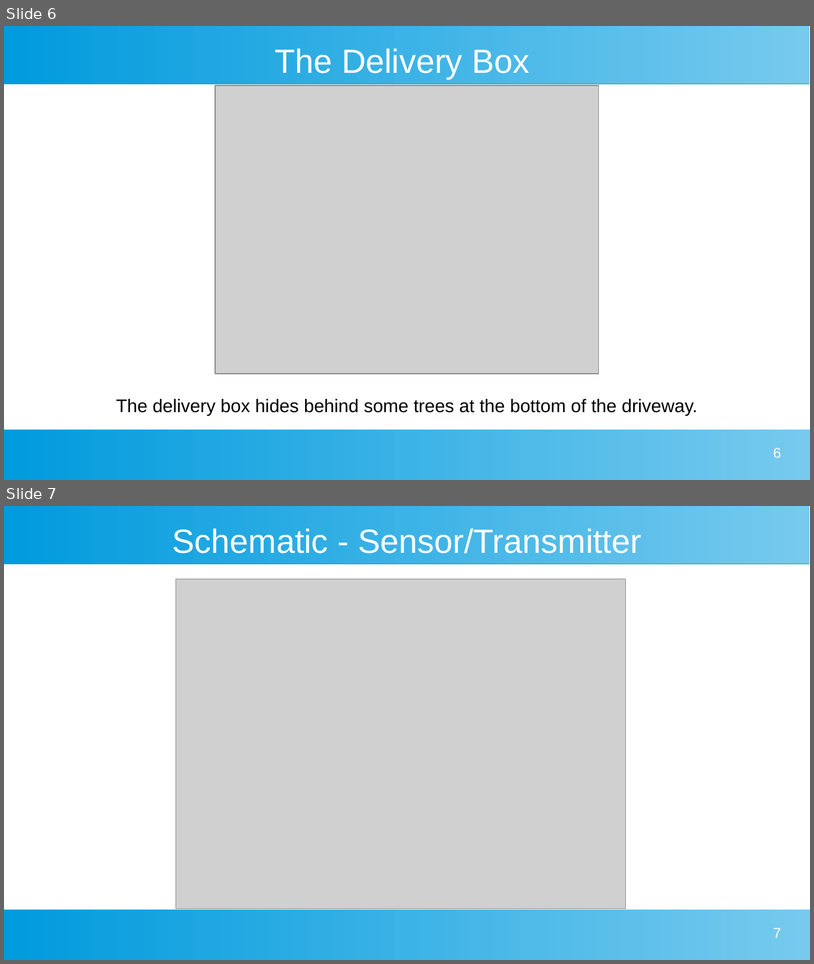
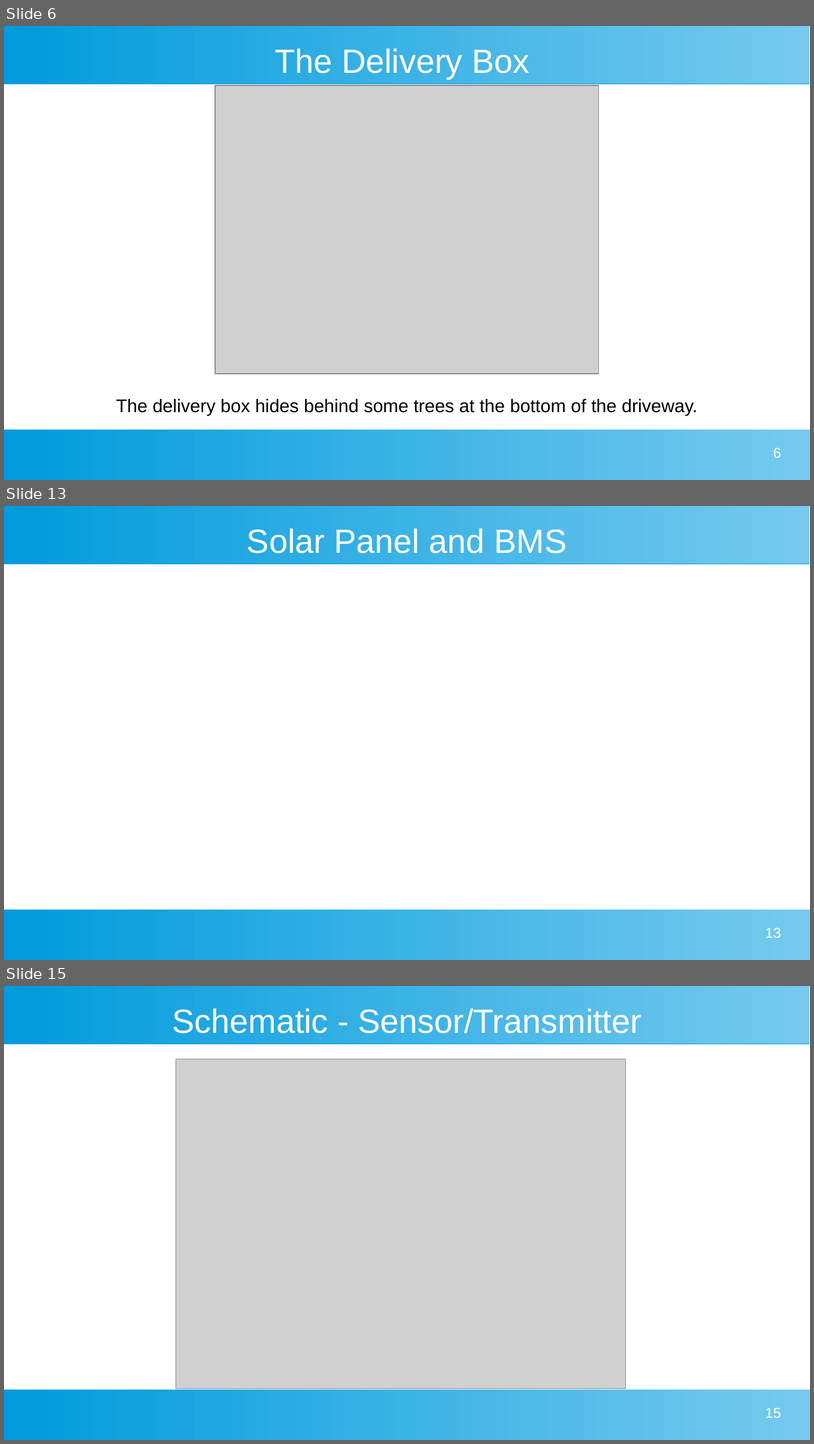
Before and after one commit to buteomont/Delivery-Box-Reporter-LoRa, a slide deck: resources/Presentation/Delivery Box Presentation.odp. Shown one above the other, each under a label of ours: slides 6 and 7 before the commit, slides 6, 13 and 15 after it; the slides between them are not shown. The pictures are 814x964 and 814x1444 pixels, drawn with LibreOffice and Linux fonts; fonts in the diff are those of the drawing; grey boxes stand for pictures. Boxes give left, top, right and bottom in pixels: in the first picture for what was removed or moved away, otherwise in the second. Text is boxed around its words. In the diff, an @@ line names an element or a change of style, - is before the commit and + after.

```diff
--- a/resources/Presentation/Delivery Box Presentation.odp
+++ b/resources/Presentation/Delivery Box Presentation.odp
@@ slide 13 added at (4,506,810,960), background #FFFFFF; not listed: 2 template elements that a slide beside it also shows @@
@@ title added at (247,528,567,553), 33 pt, text #FFFFFF @@
+Solar Panel and BMS
@@ page number added at (765,927,781,937), 14 pt, text #FFFFFF @@
+13
@@ what was slide 7 is now slide 15 @@
@@ page number at (765,1407,781,1417): text changed @@
-7
+15
```
Also in this commit, not shown: 10 other slides added, 11 other files.
